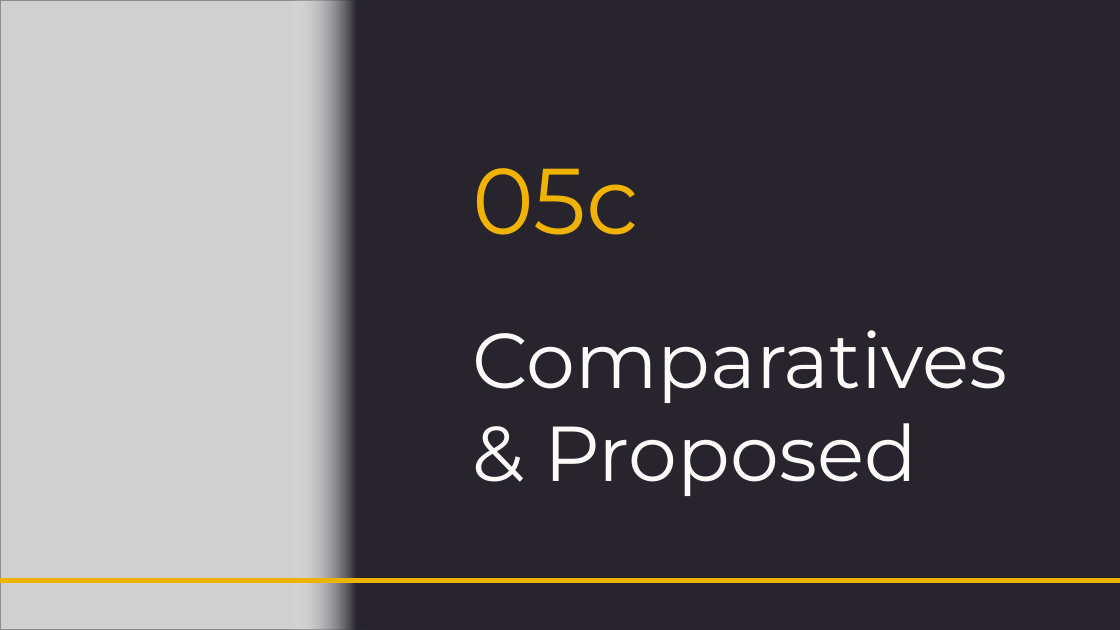
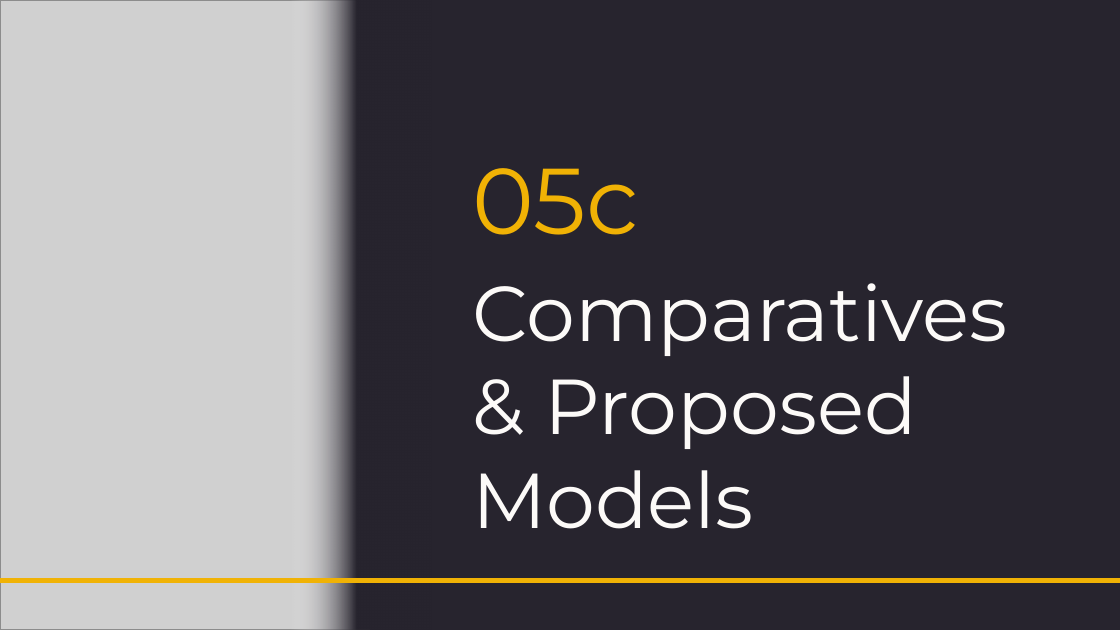
Before and after one commit to NightfuryEquinn/Ridership, a slide deck: slide 26 of docs/24202141_yipzixian_p1_presentation_revised.pptx. Drawn at 1120x630 pixels with LibreOffice and Linux fonts; fonts in the diff are those of the drawing; grey boxes stand for pictures. Boxes give left, top, right and bottom in pixels: in the first picture for what was removed or moved away, otherwise in the second. Text is boxed around its words. In the diff, an @@ line names an element or a change of style, - is before the commit and + after.

```diff
--- a/docs/24202141_yipzixian_p1_presentation_revised.pptx
+++ b/docs/24202141_yipzixian_p1_presentation_revised.pptx
@@ title at <box>472,283,1008,529</box>: text changed @@
-Comparatives & Proposed
+Comparatives & Proposed Models
```
Also in this commit, not shown: 6 other slides changed, 24 other files.
